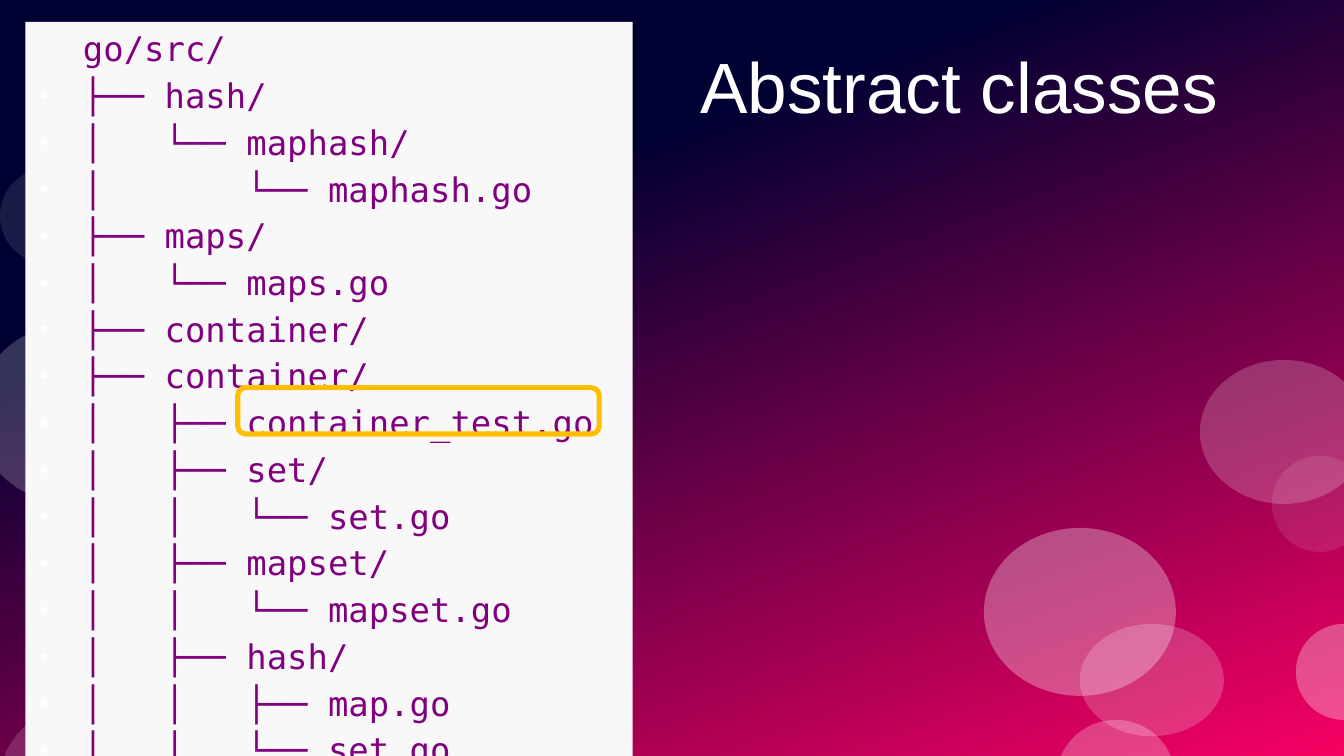
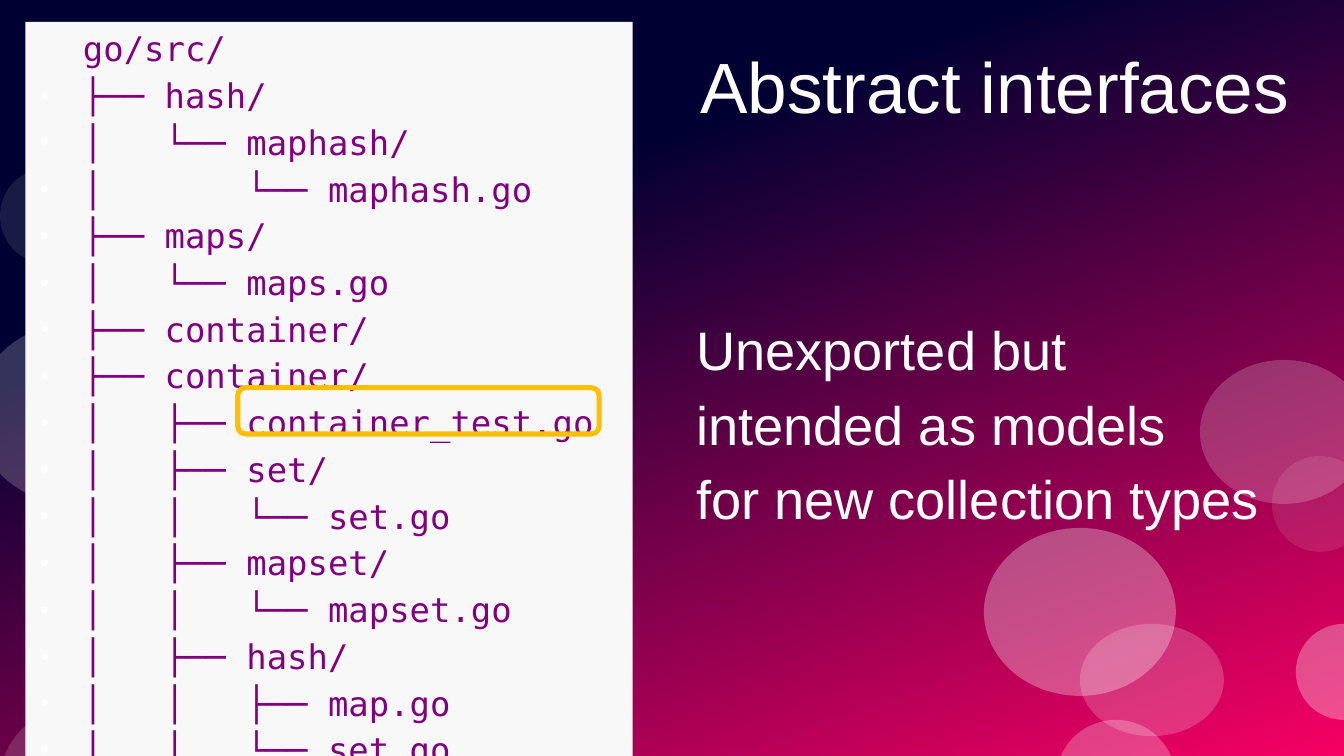
Before and after one commit to ramalho/sets-in-go, a slide deck: slide 31 of sets-in-go.odp (slide 29 before the commit). Drawn at 1344x756 pixels with LibreOffice and Linux fonts; fonts in the diff are those of the drawing. Boxes give left, top, right and bottom in pixels: in the first picture for what was removed or moved away, otherwise in the second. Text is boxed around its words. In the diff, an @@ line names an element or a change of style, - is before the commit and + after.

```diff
--- a/sets-in-go.odp
+++ b/sets-in-go.odp
@@ title at [700,61,1289,114]: text changed @@
-Abstract classes
+Abstract interfaces
@@ text added at [696,330,1258,529], 32 pt, text #FFFFFF @@
+Unexported but
+intended as models
+for new collection types
```
Also in this commit, not shown: 4 other slides changed, 9 slides added, 1 slide removed, 2 other files.
